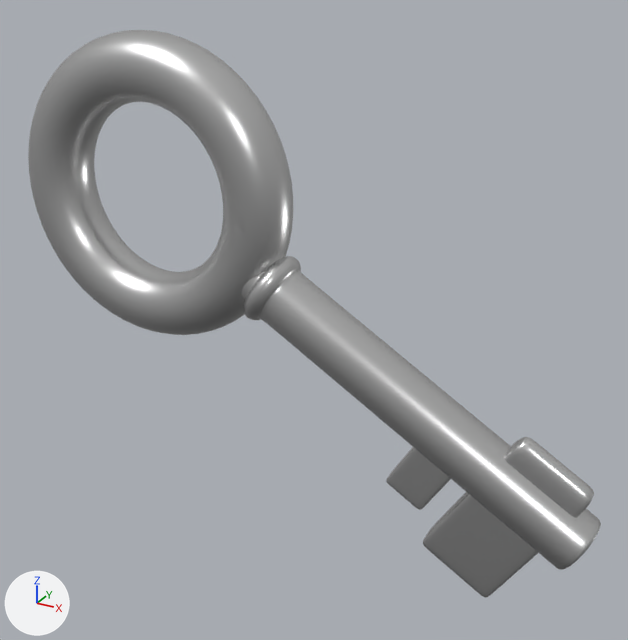
The glTF model static/3d/key.glb as it was, and as the next commit left it.
Camera for both pictures: a 50 mm lens placed at (1.176, -1.992, 1.22), pointed at (0.036, 0.08, 0.184). The axes (+X, +Y, +Z) are drawn at lower left. The lights are the same throughout. Where no turn or scale is listed for an object, it has been applied to the vertices. Vertices at the same position are counted once.

The older version as bpy lines, for what is in view:
```python
mat_silver_metal = principled_material('Silver Metal')
mat_silver_metal.base_color = (0.685, 0.685, 0.685)  # light grey #d8d8d8
mat_silver_metal.metallic = 1.0
mat_silver_metal.roughness = 0.3
me_torus_006 = bpy.data.meshes.new('Torus.006')
me_torus_006.from_pydata(...)  # 7397 vertices, 14720 faces; spans x -0.94..0.92, y -0.09..0.15, z -0.56..0.98
me_torus_006.materials.append(mat_silver_metal)  # light grey #d8d8d8
ob_key = bpy.data.objects.new('Key', me_torus_006)
ob_key.location = (0.0, 0.0, 0.0)
```
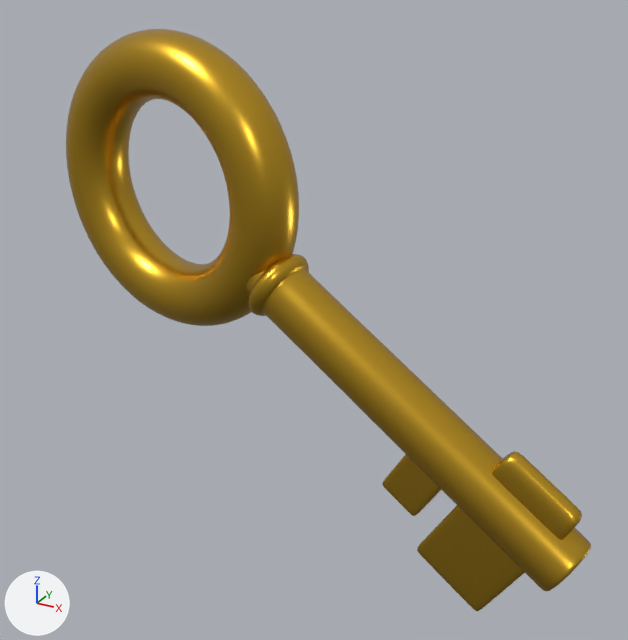
Location of each change, (x1, y1, x2, y2) in pixels of the pictures (628 x 640 px):
'Key', recoloured, reshaped (grey to yellow, 8% narrower)
    before: (28, 30, 601, 598)
    after: (66, 29, 591, 611)

Edits to the bpy script that builds the scene:
```text
Change mat_silver_metal:
    mat_silver_metal.base_color: (0.685, 0.685, 0.685) -> (0.685, 0.408, 0.0356)  # light grey #d8d8d8 -> yellow #d8ab35
Change me_torus_006:
    where me_torus_006.from_pydata(...)  # 7397 vertices, 14720 faces; spans x -0.94..0.92, y -0.09..0.15, z -0.56..0.98
    used by ob_key; location = (0.0, 0.0, 0.0)
    me_torus_006 part 1: the whole mesh is multiplied about its middle by the matrix ((0.985, 0.174, -0.012), (-0.174, 0.984, -0.026), (0.007, 0.027, 1.0)), then moved by (0.0, 0.02, 0.0)
```
